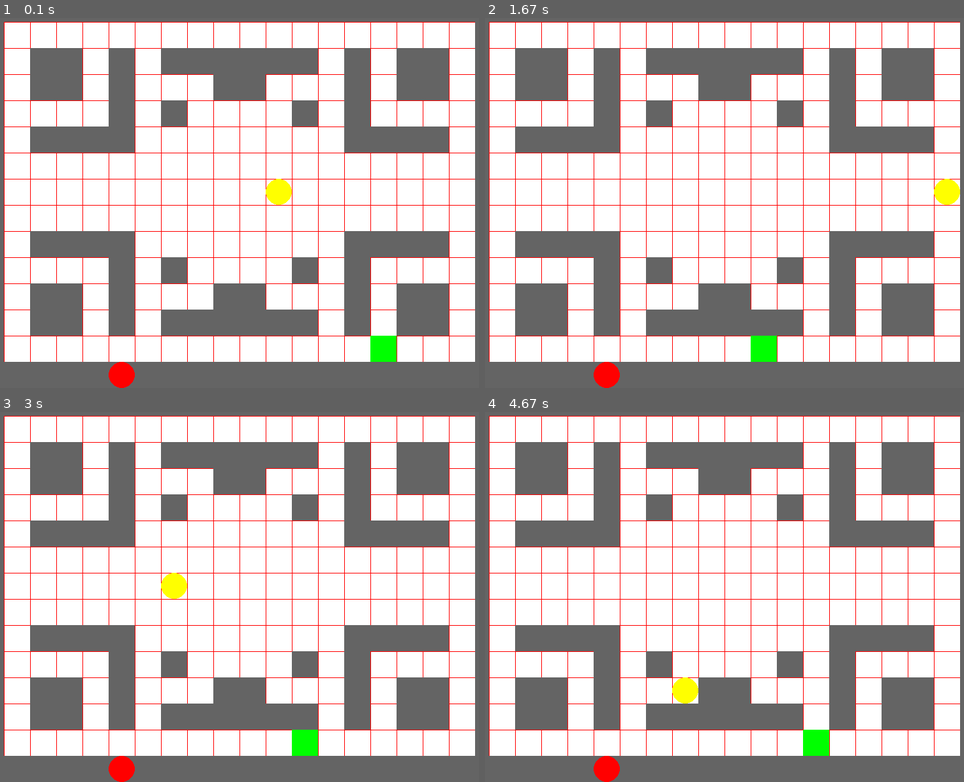
Above: before the commit, frames 1-4 (two rows, left to right).
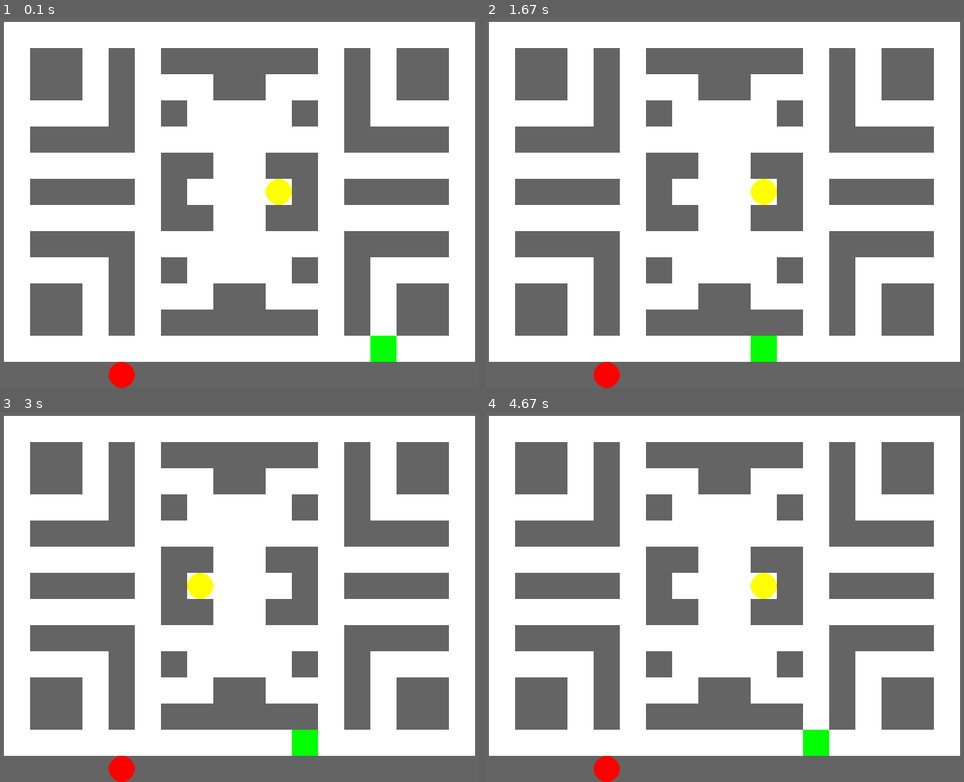
Above: after the commit, the same moments.

Repository: mityaku/mityaku-tasks
Game: pygame game, started from pygame/pacman.py
The game is run twice, just before and just after one commit, with the same random seed, the same clock (stepped at 60 frames per second) and the same inputs.
Inputs:
- Up to frame 1 (0.1 s): no input
- Up to frame 2 (1.67 s): no input
- Up to frame 3 (3 s): hold Left 1.83-2.37 s
- Up to frame 4 (4.67 s): hold Right 3.57-4.2 s; hold Down 4.23-4.6 s; hold Left from 4.63 s (still down)

The runs differ from the first frame. In frame 1, 9.8% of the frame differs, in the area x 0-100%, y 1-93%; in frame 2, 10%; in frame 3, 10%; in frame 4, 10%.

Commit message:
finalized walls

Diff:
--- a/pygame/pacman.py
+++ b/pygame/pacman.py
@@ -97,8 +97,7 @@
         for i in range(grid_height):
             self.grid[i][grid_width -1] = 1
 
-        walls = [[2, 2], [2, 3], [3, 3], [3, 2], [2, 5], [3, 5], [4, 5], [5, 5], [5, 4], [5, 3], [5, 2], [2, 7], [2, 8], [2, 9], [3, 9], [4, 7]]
-
+        walls = [[2, 2], [2, 3], [3, 3], [3, 2], [2, 5], [3, 5], [4, 5], [5, 5], [5, 4], [5, 3], [5, 2], [2, 7], [2, 8], [2, 9], [3, 9], [4, 7], [6, 7], [6, 8], [7, 7], [8, 7], [6, 7], [7, 5], [7, 4], [7, 3], [7, 2]]
         for i in range(len(walls)):
             self.grid[walls[i][0]][walls[i][1]] = 1
             self.grid[walls[i][0]][(grid_width-1) - walls[i][1]] = 1
@@ -108,11 +107,13 @@
 
 
 
+
+
     def draw(self):
         for x in range(0, width, cell_size):
-            pygame.draw.line(screen, (255, 0, 0), (x, 0), (x, height))
+            pygame.draw.line(screen, (255, 255, 255), (x, 0), (x, height))
         for y in range(0, height, cell_size):
-            pygame.draw.line(screen, (255, 0, 0), (0, y), (width, y))
+            pygame.draw.line(screen, (255, 255, 255), (0, y), (width, y))
 
         for y in range(grid_height):
             for x in range(grid_width):
